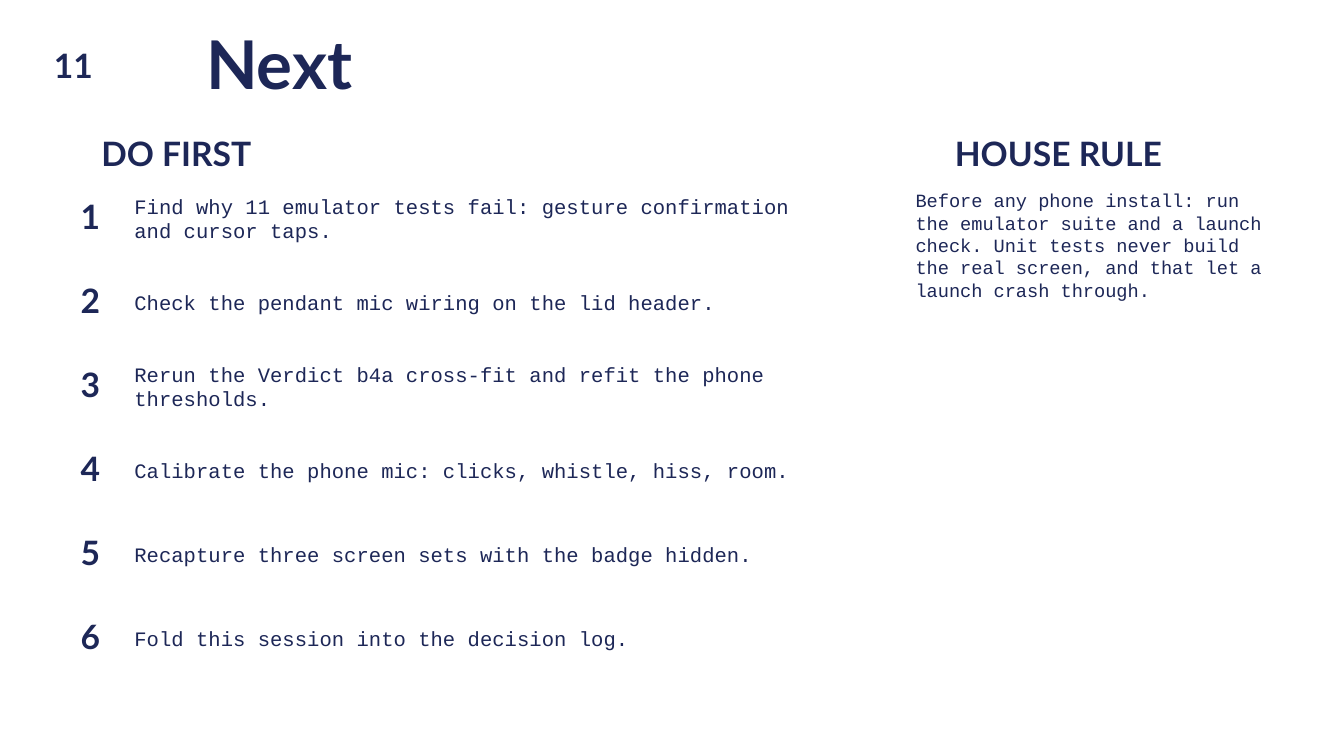
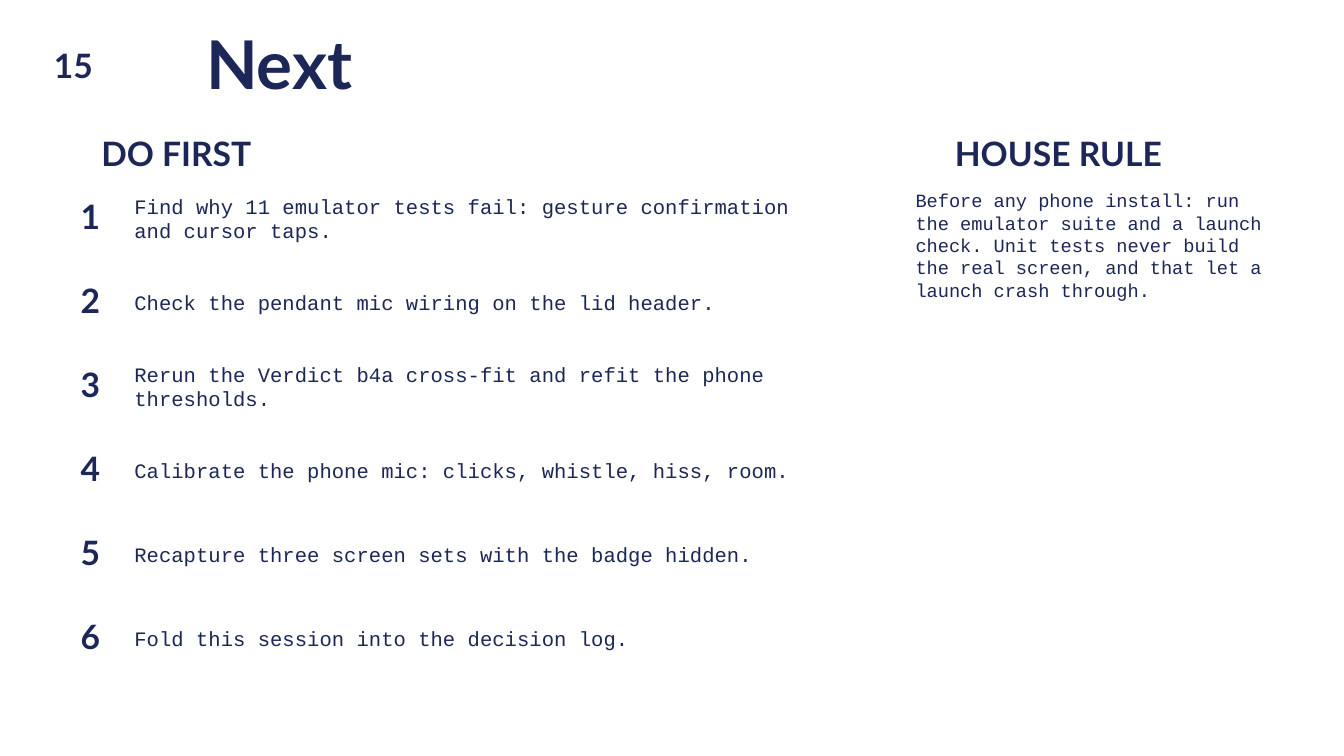
Before and after one commit to dxcently/Canti, a slide deck: slide 16 of docs/canti-overview.pptx (slide 12 before the commit). Drawn at 1344x756 pixels with LibreOffice and Linux fonts; fonts in the diff are those of the drawing; background and template pictures are left out. Boxes give left, top, right and bottom in pixels: in the first picture for what was removed or moved away, otherwise in the second. Text is boxed around its words. In the diff, an @@ line names an element or a change of style, - is before the commit and + after.

```diff
--- a/docs/canti-overview.pptx
+++ b/docs/canti-overview.pptx
@@ text at (x1=54, y1=53, x2=93, y2=79): text changed @@
-11
+15
```
Also in this commit, not shown: 6 other slides changed, 4 slides added, 3 other files.
